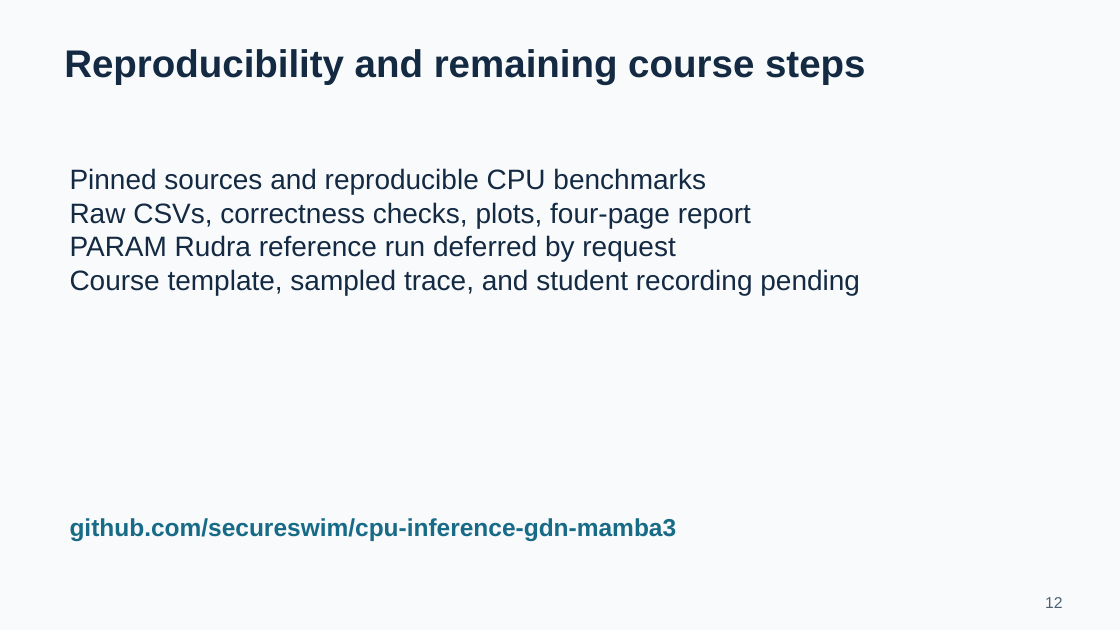
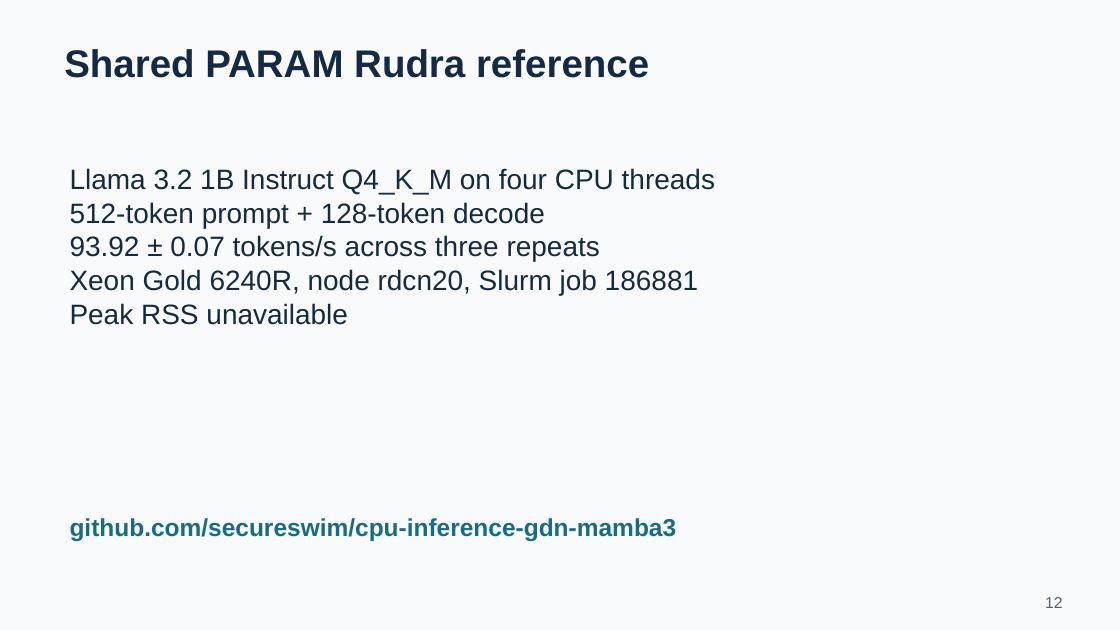
Before and after one commit to secureswim/cpu-inference-gdn, a slide deck: slide 12 of output/Project_1_Presentation.pptx. Drawn at 1120x630 pixels with LibreOffice and Linux fonts; fonts in the diff are those of the drawing. Boxes give left, top, right and bottom in pixels: in the first picture for what was removed or moved away, otherwise in the second. Text is boxed around its words. In the diff, an @@ line names an element or a change of style, - is before the commit and + after.

Commit message:
Record the PARAM Rudra CPU reference run

```diff
--- a/output/Project_1_Presentation.pptx
+++ b/output/Project_1_Presentation.pptx
@@ text at [64,49,649,78]: text changed @@
-Reproducibility and remaining course steps
+Shared PARAM Rudra reference
@@ text at [70,168,715,325]: text changed @@
-Pinned sources and reproducible CPU benchmarks
-Raw CSVs, correctness checks, plots, four-page report
-PARAM Rudra reference run deferred by request
-Course template, sampled trace, and student recording pending
+Llama 3.2 1B Instruct Q4_K_M on four CPU threads
+512-token prompt + 128-token decode
+93.92 ± 0.07 tokens/s across three repeats
+Xeon Gold 6240R, node rdcn20, Slurm job 186881
+Peak RSS unavailable
```
Also in this commit, not shown: 14 other files.
